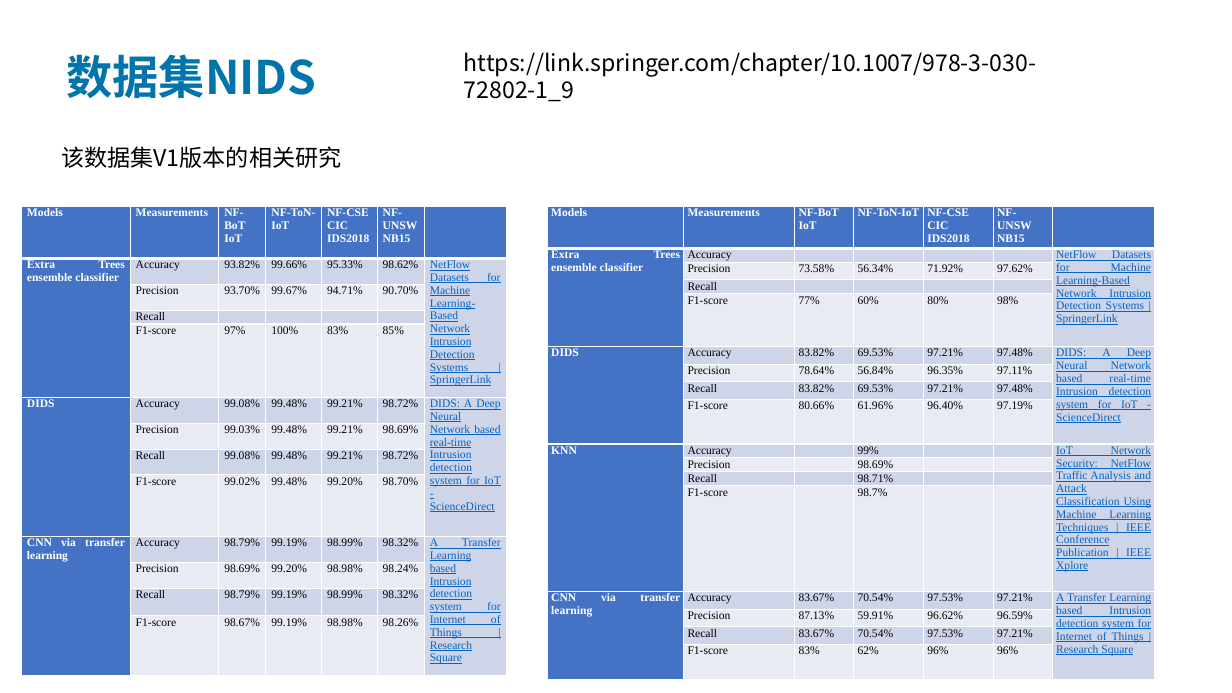
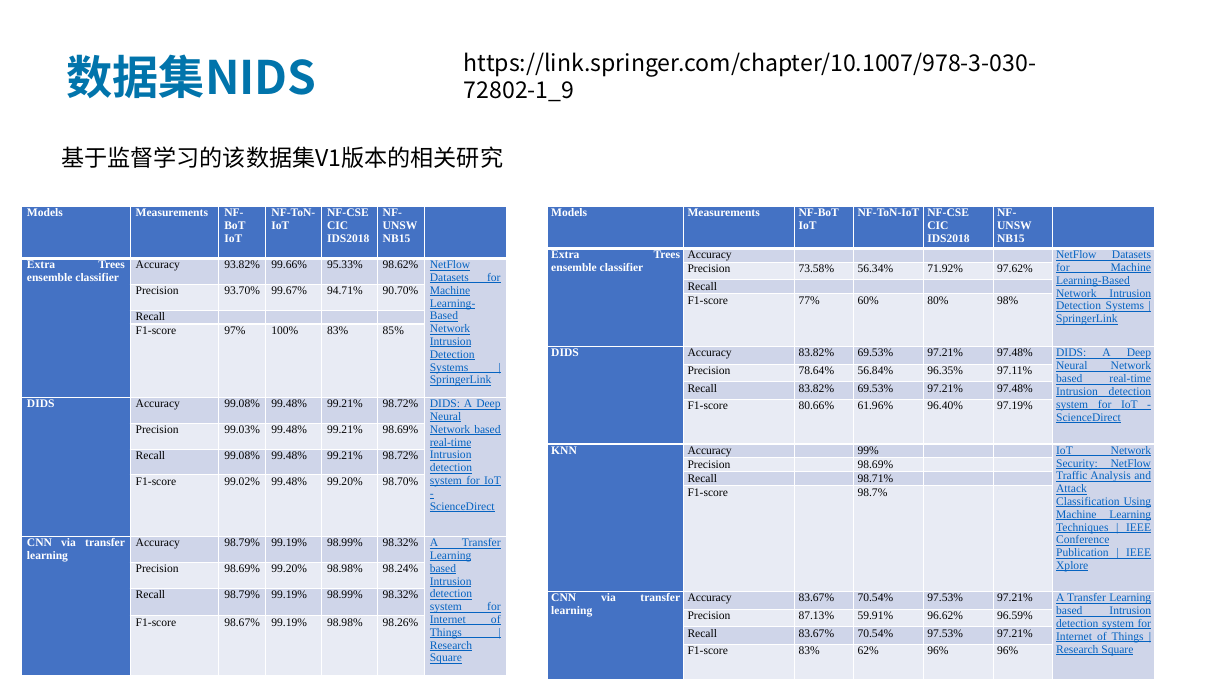
Before and after one commit to diaokaizi/nids, a slide deck: slide 10 of 汇报/汇报.pptx (slide 9 before the commit). Drawn at 1232x693 pixels with LibreOffice and Linux fonts; fonts in the diff are those of the drawing. Boxes give left, top, right and bottom in pixels: in the first picture for what was removed or moved away, otherwise in the second. Text is boxed around its words. In the diff, an @@ line names an element or a change of style, - is before the commit and + after.

```diff
--- a/汇报/汇报.pptx
+++ b/汇报/汇报.pptx
@@ text at [61,146,503,168]: text changed @@
-该数据集V1版本的相关研究
+基于监督学习的该数据集V1版本的相关研究
```
Also in this commit, not shown: 1 other file.
